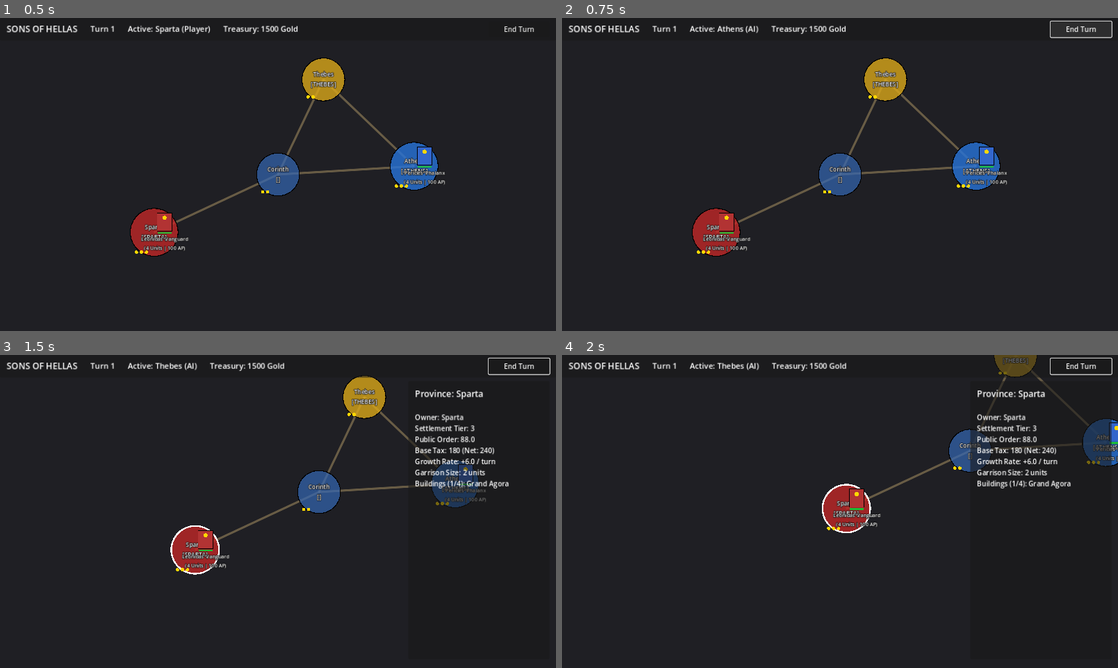
Above: before the commit, frames 1-4 (two rows, left to right).
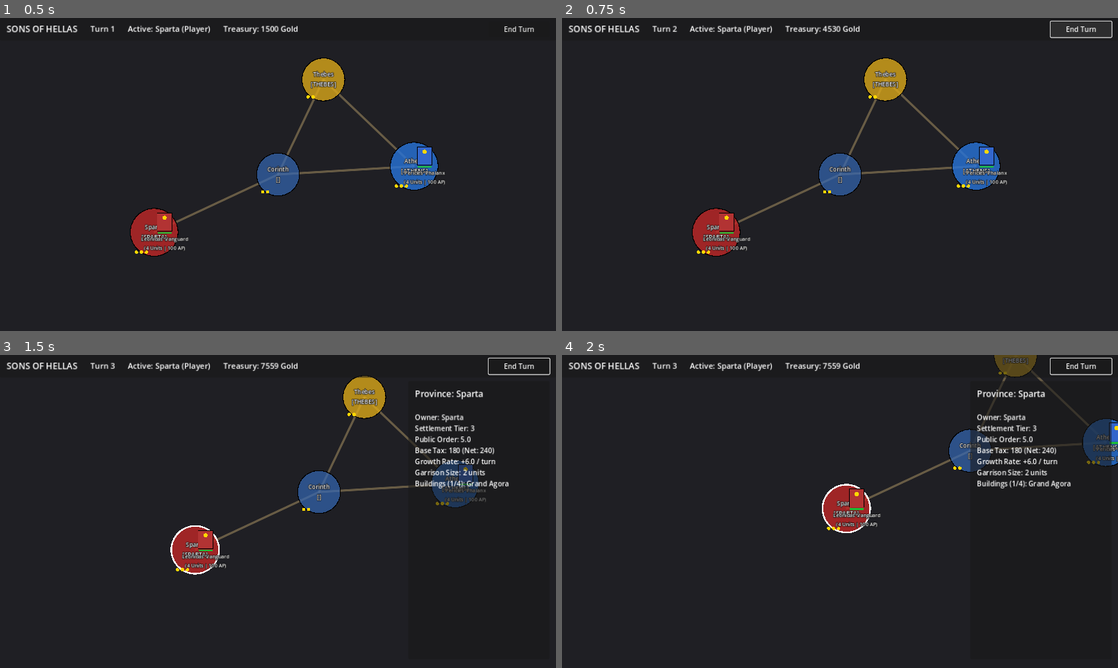
Above: after the commit, the same moments.

Repository: DimitrisMilios/SonsOfHellas
Game: Godot game, scene res://scenes/MainCampaign.tscn
The game is run twice, just before and just after one commit, with the same random seed, the same clock (stepped at 60 frames per second) and the same inputs.
Inputs (mouse positions are in pixels of both pictures, inside the frame that each line leads up to):
- Up to frame 1 (0.5 s): no input
- Up to frame 2 (0.75 s): click "End Turn" at 0.5 s
- Up to frame 3 (1.5 s): tap Enter at 1.25 s; drag from (155, 567) to (278, 511) at 1.27 s
- Up to frame 4 (2 s): no input

Frame 1 is identical in both runs. In frame 2, 0.4% of the frame differs, in the area x 19-54%, y 2-6%; in frame 3, 0.4%, in the area x 19-86%, y 2-28%; in frame 4, 0.4%.
Error after the commit: Invalid call. Nonexistent function 'get_total_combat_value' in base 'Resource (ArmyData)'. (res://scripts/core/CampaignAIDecisionEngine.gd:186)

Commit message:
feat(core): refactor TurnManager with input gating, async frame-slicing, and tests

Diff:
--- a/scripts/core/TurnManager.gd
+++ b/scripts/core/TurnManager.gd
@@ -1,27 +1,53 @@
 extends Node
 
-## Emitted when a new faction's turn begins.
+## Enumeration of high-level campaign progression states.
+enum CampaignState {
+	IDLE = 0,
+	PROCESSING_TURN = 1,
+	AWAITING_PLAYER_BATTLE = 2,
+	PAUSED = 3
+}
+
+## Core lifecycle and state signals
 signal turn_started(turn_number: int, active_faction: FactionData)
-
-## Emitted when an active faction finishes its turn actions.
 signal turn_ended(turn_number: int, ended_faction: FactionData)
-
-## Emitted whenever the active faction index changes.
 signal faction_turn_changed(active_faction: FactionData)
-
-## Emitted whenever the human player's treasury changes.
 signal player_gold_changed(new_gold: int, delta: int)
-
-## Emitted when all factions have completed their turn and turn counter increments.
 signal round_completed(new_turn_number: int)
+signal turn_processing_started()
+signal turn_processing_finished()
+signal player_battle_triggered(result: BattleResult)
+signal campaign_state_changed(new_state: CampaignState)
+
+## Time budget for microsecond frame-slicing (6-8 ms)
+const FRAME_BUDGET_USEC: int = 7000
 
 @export var current_turn: int = 1
 @export var registered_factions: Array[FactionData] = []
 var active_faction_index: int = 0
 var is_turn_in_progress: bool = false
+var campaign_state: CampaignState = CampaignState.IDLE
+var active_context: TurnPipeline.CampaignContext = null
 
 func _ready() -> void:
 	pass
+
+func _notification(what: int) -> void:
+	if what == NOTIFICATION_WM_GO_BACK_REQUEST:
+		# Android back button: ignore when turn processing or battle pending
+		if campaign_state != CampaignState.IDLE:
+			get_viewport().set_input_as_handled()
+
+## Transition helper firing state change signal.
+func set_campaign_state(new_state: CampaignState) -> void:
+	if campaign_state != new_state:
+		campaign_state = new_state
+		is_turn_in_progress = (campaign_state == CampaignState.PROCESSING_TURN)
+		campaign_state_changed.emit(campaign_state)
+
+## Command gate validation.
+func can_accept_input() -> bool:
+	return campaign_state == CampaignState.IDLE
 
 ## Registers a faction into the campaign turn cycle.
 func register_faction(faction: FactionData) -> void:
@@ -37,38 +63,150 @@
 		return
 	current_turn = 1
 	active_faction_index = 0
+	set_campaign_state(CampaignState.IDLE)
 	_begin_current_faction_turn()
 
-## Concludes actions for the current active faction and advances cycle.
+## Active player requests "End Turn". Validates through command gate.
+func execute_end_turn() -> bool:
+	if not can_accept_input():
+		push_warning("TurnManager: Command rejected. Campaign state is not IDLE (%d)." % campaign_state)
+		return false
+	process_turn_turnover()
+	return true
+
+## Legacy compatibility method.
 func end_active_faction_turn() -> void:
-	if registered_factions.is_empty():
-		return
-
-	var current_faction: FactionData = get_active_faction()
-	if current_faction != null:
-		turn_ended.emit(current_turn, current_faction)
-
-	advance_to_next_faction()
-
-## Advances the active faction index, handling round turnover when cycling back to 0.
-func advance_to_next_faction() -> void:
-	active_faction_index += 1
-
-	if active_faction_index >= registered_factions.size():
-		# Completed full round across all factions
-		active_faction_index = 0
+	execute_end_turn()
+
+## Asynchronous coroutine turn progression with microsecond frame-slicing.
+func process_turn_turnover() -> void:
+	set_campaign_state(CampaignState.PROCESSING_TURN)
+	turn_processing_started.emit()
+
+	var ctx: TurnPipeline.CampaignContext = _build_campaign_context()
+	active_context = ctx
+
+	# Step 1: Revenue Collection
+	TurnPipeline.step_1_revenue(ctx)
+	if is_inside_tree():
+		await get_tree().process_frame
+
+	# Step 2: AI Turns
+	TurnPipeline.step_2_ai_turns(ctx, CampaignAIDecisionEngine)
+	if is_inside_tree():
+		await get_tree().process_frame
+
+	# Step 3: Construction Progress Timers
+	TurnPipeline.step_3_construction(ctx)
+
+	# Step 4: AI Strategic Movement
+	TurnPipeline.step_4_movement(ctx, CampaignAIDecisionEngine)
+	if is_inside_tree():
+		await get_tree().process_frame
+
+	# Step 5: Conflict & Interceptions
+	TurnPipeline.step_5_conflict(ctx)
+	if ctx.is_player_battle_pending:
+		set_campaign_state(CampaignState.AWAITING_PLAYER_BATTLE)
+		player_battle_triggered.emit(ctx.awaiting_player_battle)
+		return
+
+	# Step 6: Upkeep Deductions & Bankruptcy Attrition
+	TurnPipeline.step_6_upkeep(ctx)
+
+	# Step 7: Public Order & Reset
+	TurnPipeline.step_7_reset(ctx)
+
+	_finalize_turn_completion()
+
+## Synchronous execution helper for testing and headless runs.
+func process_turn_turnover_sync() -> void:
+	var ctx: TurnPipeline.CampaignContext = _build_campaign_context()
+	process_turn_turnover_with_context_sync(ctx)
+
+## Synchronous execution helper using an injected context.
+func process_turn_turnover_with_context_sync(ctx: TurnPipeline.CampaignContext) -> void:
+	set_campaign_state(CampaignState.PROCESSING_TURN)
+	turn_processing_started.emit()
+	active_context = ctx
+
+	TurnPipeline.step_1_revenue(ctx)
+	TurnPipeline.step_2_ai_turns(ctx, CampaignAIDecisionEngine)
+	TurnPipeline.step_3_construction(ctx)
+	TurnPipeline.step_4_movement(ctx, CampaignAIDecisionEngine)
+	TurnPipeline.step_5_conflict(ctx)
+
+	if ctx.is_player_battle_pending:
+		set_campaign_state(CampaignState.AWAITING_PLAYER_BATTLE)
+		player_battle_triggered.emit(ctx.awaiting_player_battle)
+		return
+
+	TurnPipeline.step_6_upkeep(ctx)
+	TurnPipeline.step_7_reset(ctx)
+
+	_finalize_turn_completion()
+
+## Resumes turn pipeline after player battle is resolved in UI.
+func resume_after_player_battle_sync(ctx: TurnPipeline.CampaignContext = null) -> void:
+	var target_ctx: TurnPipeline.CampaignContext = ctx if ctx != null else active_context
+	if target_ctx == null:
+		set_campaign_state(CampaignState.IDLE)
+		return
+
+	target_ctx.is_player_battle_pending = false
+	target_ctx.awaiting_player_battle = null
+
+	TurnPipeline.step_6_upkeep(target_ctx)
+	TurnPipeline.step_7_reset(target_ctx)
+
+	_finalize_turn_completion()
+
+func _finalize_turn_completion() -> void:
+	if active_context != null:
+		current_turn = active_context.current_turn
+	else:
 		current_turn += 1
-		round_completed.emit(current_turn)
-
-	_begin_current_faction_turn()
-
-## Handles per-turn resource generation, AP reset, and event triggers.
+
+	active_faction_index = 0
+	set_campaign_state(CampaignState.IDLE)
+	turn_processing_finished.emit()
+	round_completed.emit(current_turn)
+
+	var player_fac: FactionData = get_player_faction()
+	if player_fac != null:
+		player_gold_changed.emit(player_fac.treasury, 0)
+		faction_turn_changed.emit(player_fac)
+		turn_started.emit(current_turn, player_fac)
+
+func _build_campaign_context() -> TurnPipeline.CampaignContext:
+	var ctx: TurnPipeline.CampaignContext = TurnPipeline.CampaignContext.new()
+	ctx.current_turn = current_turn
+
+	for f: FactionData in registered_factions:
+		if f != null:
+			ctx.add_faction(f)
+
+	if is_inside_tree():
+		var campaign_mgr: Node = get_node_or_null("/root/CampaignManager")
+		if campaign_mgr != null:
+			var prov_map: Dictionary = campaign_mgr.get("provinces")
+			if prov_map != null:
+				for pid: Variant in prov_map.keys():
+					ctx.add_province(prov_map[pid])
+			var army_list: Array = campaign_mgr.get("armies")
+			if army_list != null:
+				for a: Variant in army_list:
+					if a is ArmyData:
+						ctx.add_army(a)
+
+	return ctx
+
+## Handles per-turn resource generation, AP reset, and event triggers for legacy compatibility.
 func _begin_current_faction_turn() -> void:
 	var active_faction: FactionData = get_active_faction()
 	if active_faction == null:
 		return
 
-	# Process economic income & upkeep
 	var net_delta: int = active_faction.process_turn_finances()
 	if active_faction.is_player:
 		player_gold_changed.emit(active_faction.treasury, net_delta)
@@ -91,8 +229,7 @@
 
 ## Convenience check for UI input gating.
 func is_player_turn() -> bool:
-	var active_faction: FactionData = get_active_faction()
-	return active_faction != null and active_faction.is_player
+	return can_accept_input() and get_active_faction() != null and get_active_faction().is_player
 
 ## Adjusts player treasury and fires change notification.
 func modify_player_gold(amount: int) -> void:
--- a/tests/test_runner.gd
+++ b/tests/test_runner.gd
@@ -12,6 +12,7 @@
 const TestMovementEngine = preload("res://tests/test_movement_engine.gd")
 const TestTurnPipeline = preload("res://tests/test_turn_pipeline.gd")
 const TestCampaignAI = preload("res://tests/test_campaign_ai.gd")
+const TestTurnManager = preload("res://tests/test_turn_manager.gd")
 
 func _init() -> void:
 	print("\n==========================================")
@@ -140,6 +141,16 @@
 		for f: String in ai_failures:
 			print("     * " + f)
 
+	print("[RUNNING] TestTurnManager...")
+	var tm_failures: Array[String] = TestTurnManager.run_all_tests()
+	if tm_failures.is_empty():
+		print("  -> PASSED: TestTurnManager")
+	else:
+		total_failures += tm_failures.size()
+		print("  -> FAILED: TestTurnManager (%d errors)" % tm_failures.size())
+		for f: String in tm_failures:
+			print("     * " + f)
+
 	print("\n------------------------------------------")
 	if total_failures == 0:
 		print("ALL TESTS PASSED!")
--- /dev/null
+++ b/tests/test_turn_manager.gd
@@ -0,0 +1,132 @@
+class_name TestTurnManager
+extends RefCounted
+
+static func run_all_tests() -> Array[String]:
+	var failures: Array[String] = []
+
+	test_state_initialization(failures)
+	test_input_gating(failures)
+	test_turn_execution_lifecycle(failures)
+	test_player_battle_pause_and_resume(failures)
+
+	return failures
+
+static func _assert(condition: bool, msg: String, failures: Array[String]) -> void:
+	if not condition:
+		failures.append(msg)
+
+static func _create_mgr() -> Node:
+	# Load TurnManager script directly without autoload collision
+	var script: Script = load("res://scripts/core/TurnManager.gd")
+	var mgr: Node = Node.new()
+	mgr.set_script(script)
+	return mgr
+
+static func test_state_initialization(failures: Array[String]) -> void:
+	var mgr: Node = _create_mgr()
+	_assert(mgr.campaign_state == 0, "Initial campaign state should be IDLE (0)", failures)
+	_assert(mgr.can_accept_input(), "TurnManager should accept input when IDLE", failures)
+	mgr.free()
+
+static func test_input_gating(failures: Array[String]) -> void:
+	var mgr: Node = _create_mgr()
+	mgr.campaign_state = 1 # PROCESSING_TURN
+	_assert(not mgr.can_accept_input(), "TurnManager should reject input while PROCESSING_TURN", failures)
+
+	var rejected: bool = not mgr.execute_end_turn()
+	_assert(rejected, "execute_end_turn should reject when state is not IDLE", failures)
+	mgr.free()
+
+static func test_turn_execution_lifecycle(failures: Array[String]) -> void:
+	var mgr: Node = _create_mgr()
+	var f1: FactionData = FactionData.new()
+	f1.faction_id = "sparta"
+	f1.is_player = true
+	f1.treasury = 1000
+
+	var f2: FactionData = FactionData.new()
+	f2.faction_id = "athens"
+	f2.is_player = false
+	f2.treasury = 1000
+
+	mgr.register_faction(f1)
+	mgr.register_faction(f2)
+	mgr.current_turn = 1
+
+	var flags: Dictionary = {"started": false, "finished": false}
+	mgr.connect("turn_processing_started", func(): flags["started"] = true)
+	mgr.connect("turn_processing_finished", func(): flags["finished"] = true)
+
+	# Execute turn synchronously/directly
+	mgr.process_turn_turnover_sync()
+
+	_assert(flags["started"], "turn_processing_started should have emitted", failures)
+	_assert(flags["finished"], "turn_processing_finished should have emitted", failures)
+	_assert(mgr.current_turn == 2, "Turn number should advance to 2", failures)
+	_assert(mgr.campaign_state == 0, "State should return to IDLE after turnover", failures)
+	mgr.free()
+
+static func _create_unit(id: String, count: int = 100) -> UnitData:
+	var u: UnitData = UnitData.new()
+	u.unit_id = id
+	u.unit_count = count
+	u.melee_attack = 12
+	u.melee_defense = 10
+	u.armor = 20
+	u.morale = 10
+	u.turn_upkeep = 30
+	u.role_tags = [UnitData.RoleTag.INFANTRY_SPEAR]
+	return u
+
+static func test_player_battle_pause_and_resume(failures: Array[String]) -> void:
+	var mgr: Node = _create_mgr()
+	var f_player: FactionData = FactionData.new()
+	f_player.faction_id = "sparta"
+	f_player.is_player = true
+	f_player.treasury = 1000
+
+	var f_enemy: FactionData = FactionData.new()
+	f_enemy.faction_id = "persia"
+	f_enemy.is_player = false
+	f_enemy.treasury = 1000
+
+	mgr.register_faction(f_player)
+	mgr.register_faction(f_enemy)
+
+	var p_army: ArmyData = ArmyData.new()
+	p_army.army_id = "spartan_army"
+	p_army.owner_faction_id = "sparta"
+	p_army.current_province_id = "prov_thermopylae"
+	p_army.add_unit(_create_unit("spartan_hop", 100))
+
+	var e_army: ArmyData = ArmyData.new()
+	e_army.army_id = "persian_army"
+	e_army.owner_faction_id = "persia"
+	e_army.current_province_id = "prov_thermopylae"
+	e_army.add_unit(_create_unit("persian_inf", 100))
+
+	var prov: ProvinceData = ProvinceData.new()
+	prov.province_id = "prov_thermopylae"
+	prov.owner_faction_id = "sparta"
+
+	# Inject into mgr context
+	var ctx: TurnPipeline.CampaignContext = TurnPipeline.CampaignContext.new()
+	ctx.add_faction(f_player)
+	ctx.add_faction(f_enemy)
+	ctx.add_province(prov)
+	ctx.add_army(p_army)
+	ctx.add_army(e_army)
+
+	var battle_flags: Dictionary = {"emitted": false}
+	mgr.connect("player_battle_triggered", func(_res): battle_flags["emitted"] = true)
+
+	mgr.process_turn_turnover_with_context_sync(ctx)
+
+	_assert(mgr.campaign_state == 2, "State should be AWAITING_PLAYER_BATTLE (2)", failures)
+	_assert(battle_flags["emitted"], "player_battle_triggered should emit when player army engages in conflict", failures)
+
+	# Resume after resolving battle
+	mgr.resume_after_player_battle_sync(ctx)
+	_assert(mgr.campaign_state == 0, "State should return to IDLE after player battle resume", failures)
+	_assert(mgr.current_turn == 2, "Turn should advance to 2 after completing resumed turn", failures)
+	mgr.free()
Not shown, added: tests/test_turn_manager.gd.uid
